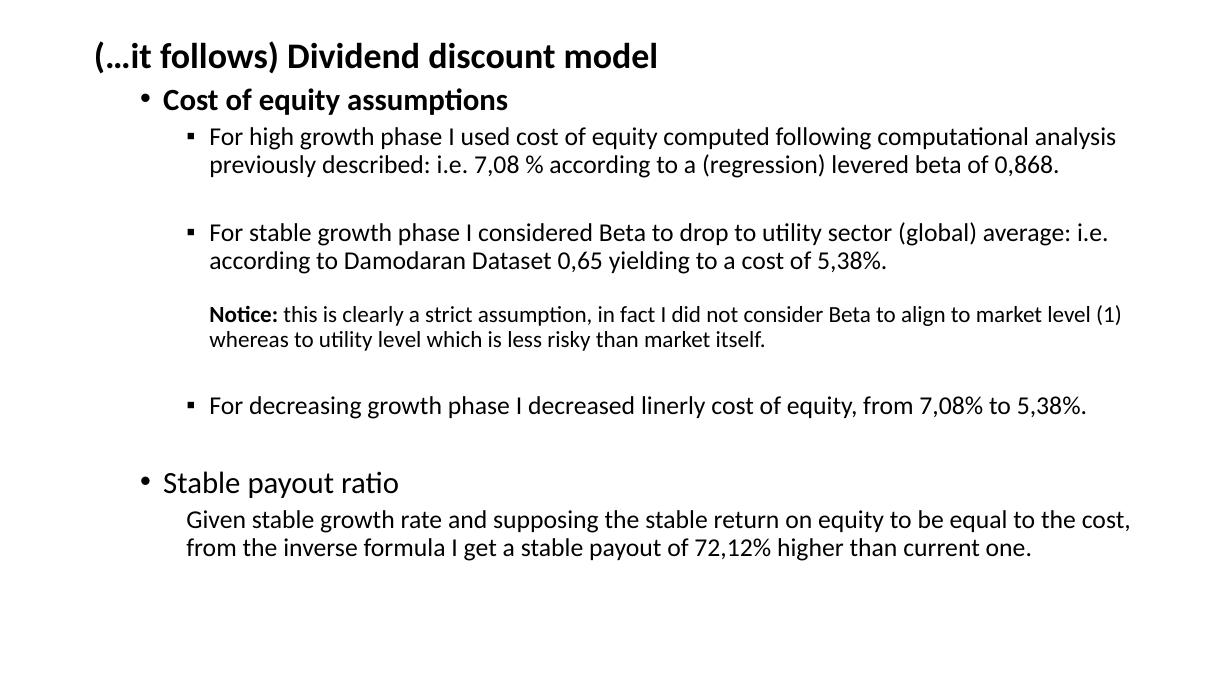
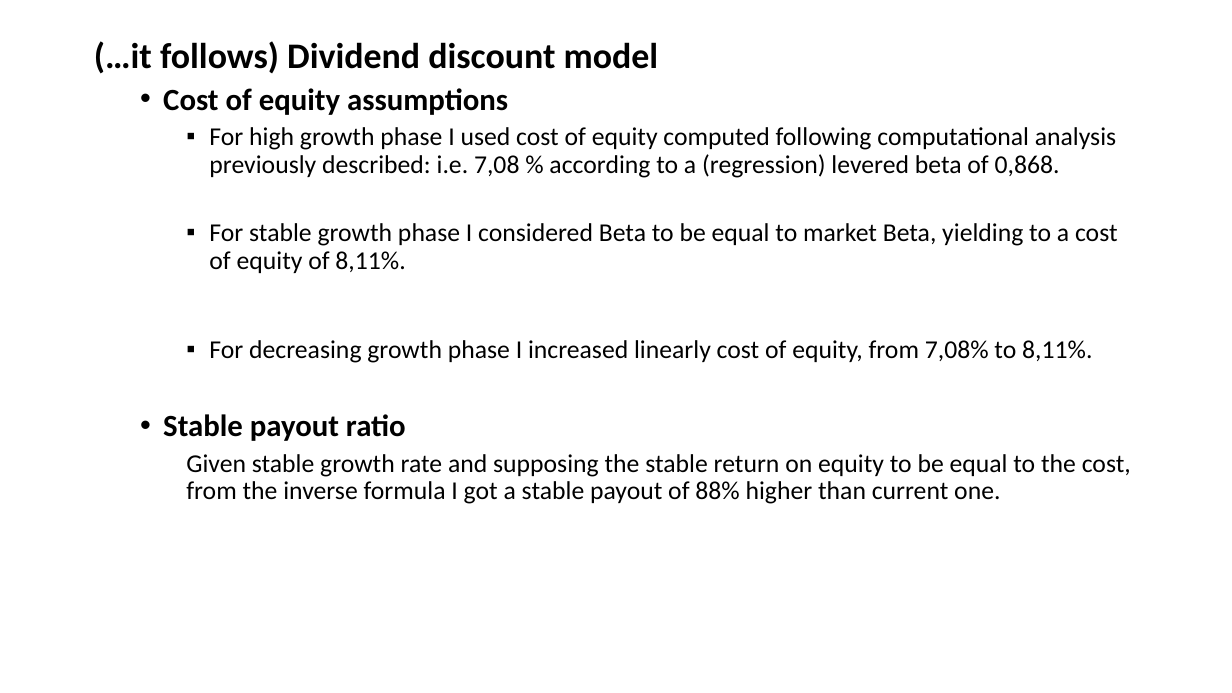
Before and after one commit to simonelucchesi/Corporate-project-, a slide deck: slide 2 of Project/Slides/5) Forecast Simone to continue.pptx. Drawn at 1232x693 pixels with LibreOffice and Linux fonts; fonts in the diff are those of the drawing. Boxes give left, top, right and bottom in pixels: in the first picture for what was removed or moved away, otherwise in the second. Text is boxed around its words. In the diff, an @@ line names an element or a change of style, - is before the commit and + after.

Commit message:
Dividend model updated

```diff
--- a/Project/Slides/5) Forecast Simone to continue.pptx
+++ b/Project/Slides/5) Forecast Simone to continue.pptx
@@ text at (209,223,1118,363): text changed @@
-    ▪ For stable growth phase I considered Beta to drop to utility sector (global) average: i.e. according to Damodaran Dataset 0,65 yielding to a cost of 5,38%.
-      Notice: this is clearly a strict assumption, in fact I did not consider Beta to align to market level (1) whereas to utility level which is less risky than market itself.
-    ▪ For decreasing growth phase I decreased linerly cost of equity, from 7,08% to 5,38%.
+    ▪ For stable growth phase I considered Beta to be equal to market Beta, yielding to a cost of equity of 8,11%.
+    ▪ For decreasing growth phase I increased linearly cost of equity, from 7,08% to 8,11%.
@@ text at (163,414,406,441): bold on in "Stable payout ratio" @@
@@ text at (186,454,1131,504): text changed @@
-    Given stable growth rate and supposing the stable return on equity to be equal to the cost, from the inverse formula I get a stable payout of 72,12% higher than current one.
+    Given stable growth rate and supposing the stable return on equity to be equal to the cost, from the inverse formula I got a stable payout of 88% higher than current one.
```
Also in this commit, not shown: 3 other slides changed.
